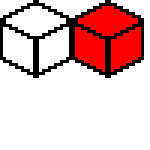
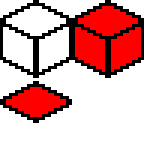
Two versions of the same layered image (w=150, h=150). Layer-by-layer changes:
painted on "Taso 0" over [0, 81, 72, 123]
